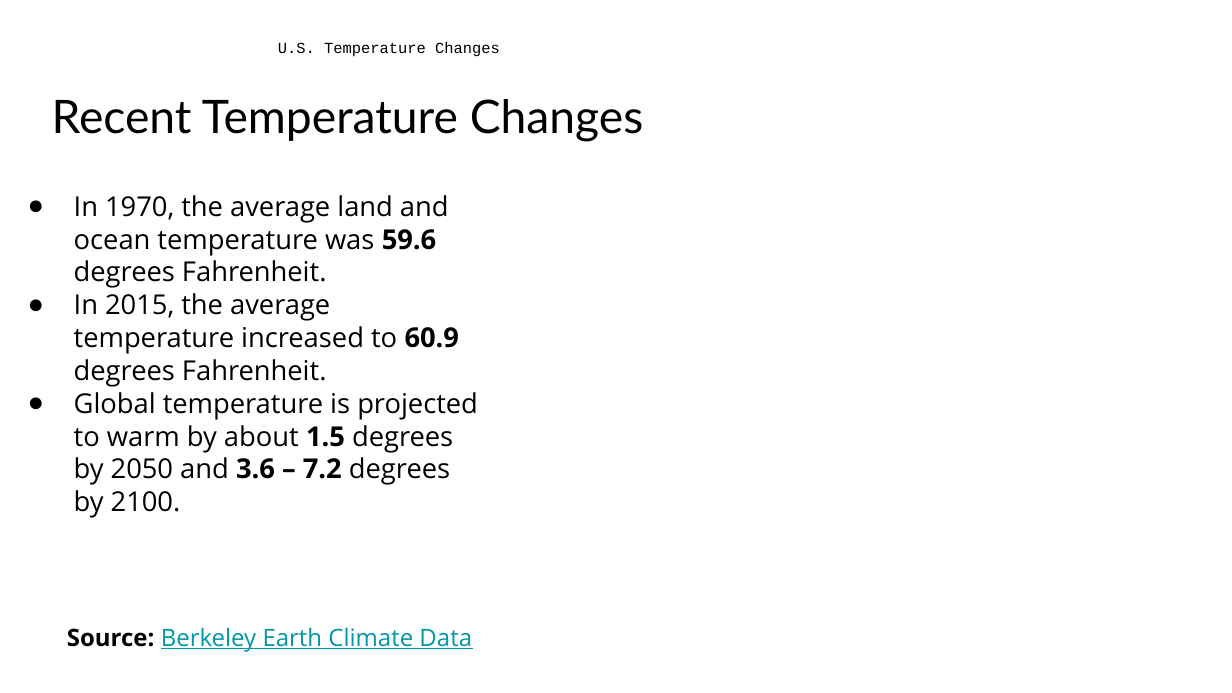
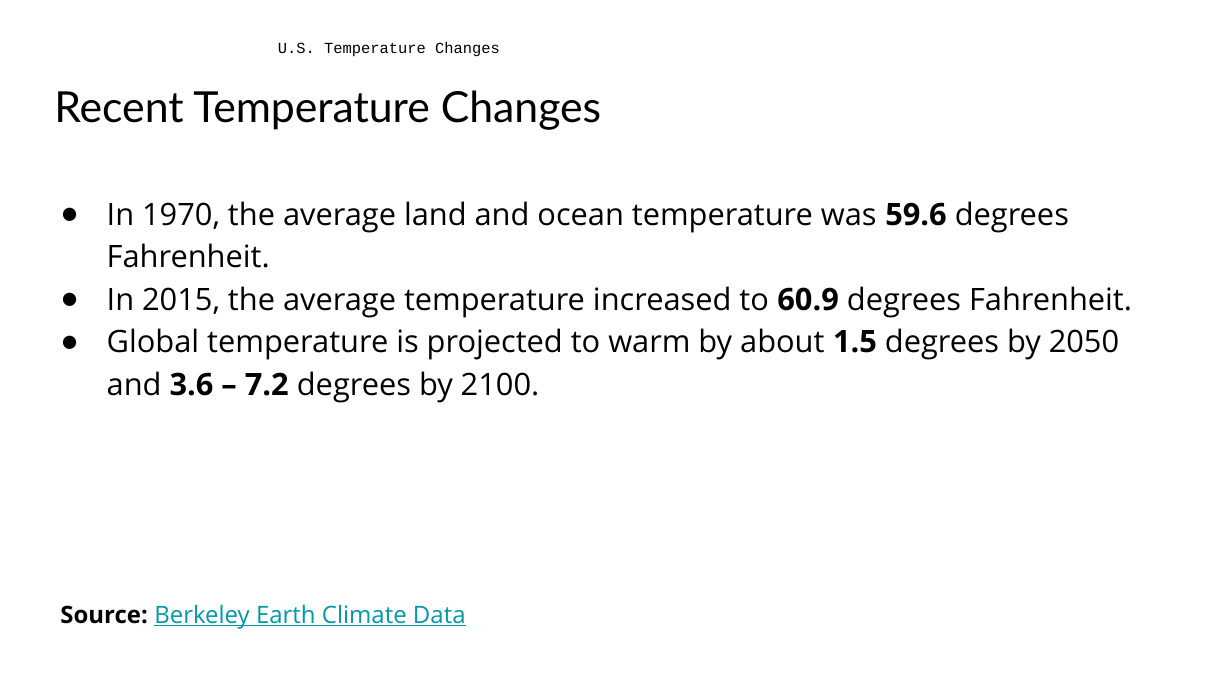
Before and after one commit to matthewshawnkehoe/Data-Science-Projects, a slide deck: slide 3 of Capstone Projects/Capstone_Two_Supervised_ML/Predicting_Temperature_Change.pptx. Drawn at 1232x693 pixels with LibreOffice and Linux fonts; fonts in the diff are those of the drawing; background and template pictures are left out. Boxes give left, top, right and bottom in pixels: in the first picture for what was removed or moved away, otherwise in the second. Text is boxed around its words. In the diff, an @@ line names an element or a change of style, - is before the commit and + after.

Commit message:
Updated temperature changes

```diff
--- a/Capstone Projects/Capstone_Two_Supervised_ML/Predicting_Temperature_Change.pptx
+++ b/Capstone Projects/Capstone_Two_Supervised_ML/Predicting_Temperature_Change.pptx
@@ title "Recent Temperature Changes": place and size @@
-title "Recent Temperature Changes" at bbox=[52, 99, 643, 142]
+title "Recent Temperature Changes" at bbox=[54, 90, 601, 130]
@@ title "Recent Temperature Changes" at bbox=[54, 90, 601, 130]: size 27 to 25 pt; line spacing 1.15 to 0.8; less space between paragraphs @@
@@ text "In 1970, the average land ...": place and size @@
-text "In 1970, the average land ..." at bbox=[74, 195, 478, 518]
+text "In 1970, the average land ..." at bbox=[107, 201, 1132, 403]
@@ text "In 1970, the average land ..." at bbox=[107, 201, 1132, 403]: size 16 to 18 pt; line spacing 1 to 1.15 @@
@@ text "Source: Berkeley Earth Climate Data": place and size @@
-text "Source: Berkeley Earth Climate Data" at bbox=[67, 627, 472, 652]
+text "Source: Berkeley Earth Climate Data" at bbox=[60, 604, 466, 629]
```
Also in this commit, not shown: 2 other slides changed, 2 slides removed, 1 other file.
